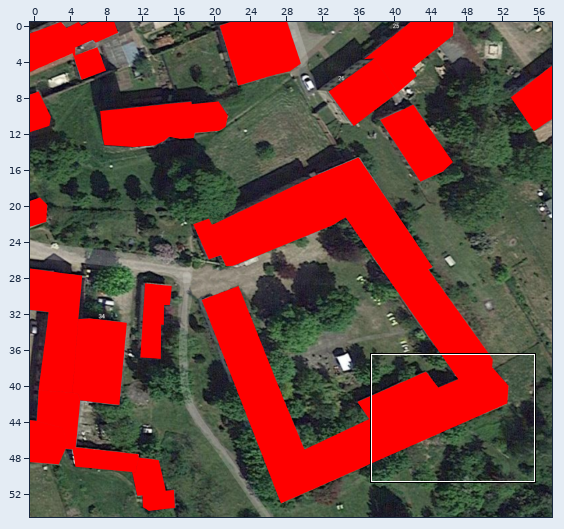
Two versions of a level (Tiled map, fff-prototype.tmx). Above: a wide view before the commit, with the close-up outlined.
Close-up. First the earlier version:
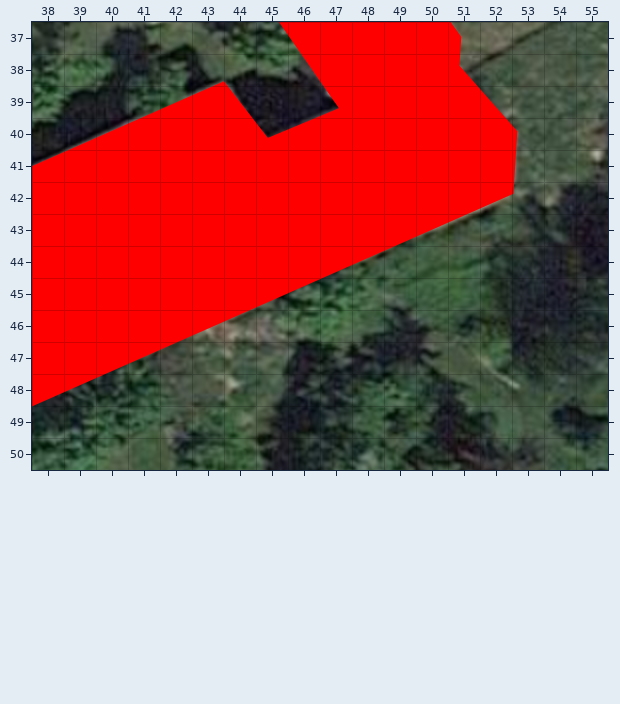
Cells are 32x32 px. Shown: x 38..55, y 37..50. The commit also changed other parts of the map, which this record leaves out.
After:
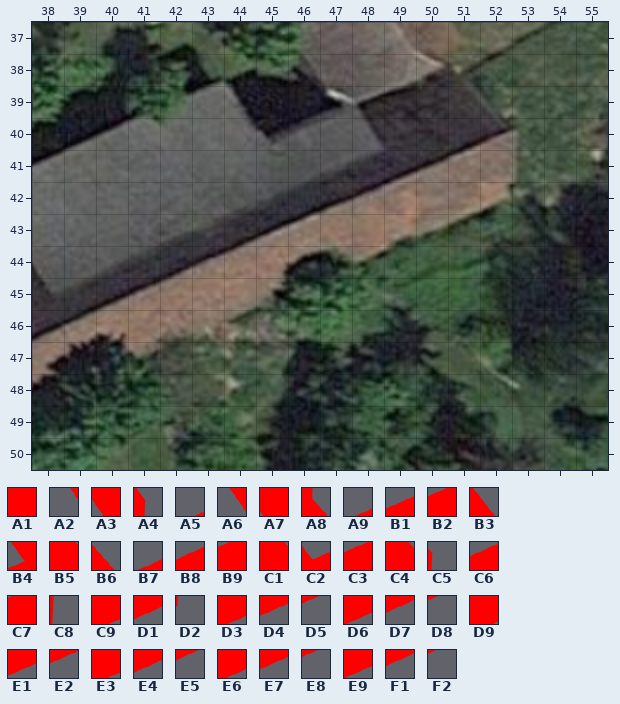
Key: from "Bounce House": A1 61, A2 2191, A3 2192, A4 2197, A5 2247, A6 2250, A7 2251, A8 2255, A9 2303, B1 2304, B2 2305, B3 2306, B4 2309, B5 2313, B6 2314, B7 2359, B8 2360, B9 2361, C1 2364, C2 2365, C3 2366, C4 2372, C5 2373, C6 2416, C7 2417, C8 2431, C9 2487, D1 2488, D2 2489, D3 2543, D4 2544, D5 2545, D6 2599, D7 2600, D8 2601, D9 2654, E1 2655, E2 2656, E3 2710, E4 2711, E5 2712, E6 2766, E7 2767, E8 2768, E9 2822, F1 2823, F2 2824.
__ is an empty cell, .. an unchanged one.
What changed:
--- layer "H: Bounc House" (now hidden)
@@ x 38..53 @@
-37 .. .. .. .. .. .. .. A2 A3 A1 A1 A1 A1 A4 .. ..
-38 .. .. .. .. .. A5 .. .. A6 A7 A1 A1 A1 A8 .. ..
-39 .. .. .. A9 B1 B2 B3 .. .. B4 A1 A1 A1 B5 B6 ..
-40 .. B7 B8 B9 A1 A1 C1 C2 C3 A1 A1 A1 A1 A1 C4 C5
-41 C6 C7 A1 A1 A1 A1 A1 A1 A1 A1 A1 A1 A1 A1 A1 C8
-42 A1 A1 A1 A1 A1 A1 A1 A1 A1 A1 A1 A1 A1 C9 D1 D2
-43 A1 A1 A1 A1 A1 A1 A1 A1 A1 A1 A1 D3 D4 D5 .. ..
-44 A1 A1 A1 A1 A1 A1 A1 A1 A1 D6 D7 D8 .. .. .. ..
-45 A1 A1 A1 A1 A1 A1 D9 E1 E2 .. .. .. .. .. .. ..
-46 A1 A1 A1 A1 E3 E4 E5 .. .. .. .. .. .. .. .. ..
-47 A1 A1 E6 E7 E8 .. .. .. .. .. .. .. .. .. .. ..
-48 E9 F1 F2 .. .. .. .. .. .. .. .. .. .. .. .. ..
+37 .. .. .. .. .. .. .. __ __ __ __ __ __ __ .. ..
+38 .. .. .. .. .. __ .. .. __ __ __ __ __ __ .. ..
+39 .. .. .. __ __ __ __ .. .. __ __ __ __ __ __ ..
+40 .. __ __ __ __ __ __ __ __ __ __ __ __ __ __ __
+41 __ __ __ __ __ __ __ __ __ __ __ __ __ __ __ __
+42 __ __ __ __ __ __ __ __ __ __ __ __ __ __ __ __
+43 __ __ __ __ __ __ __ __ __ __ __ __ __ __ .. ..
+44 __ __ __ __ __ __ __ __ __ __ __ __ .. .. .. ..
+45 __ __ __ __ __ __ __ __ __ .. .. .. .. .. .. ..
+46 __ __ __ __ __ __ __ .. .. .. .. .. .. .. .. ..
+47 __ __ __ __ __ .. .. .. .. .. .. .. .. .. .. ..
+48 __ __ __ .. .. .. .. .. .. .. .. .. .. .. .. ..
Where, in picture pixels (left, top, right, bottom), the same in both close-ups:
removed: (32, 22, 518, 406)
